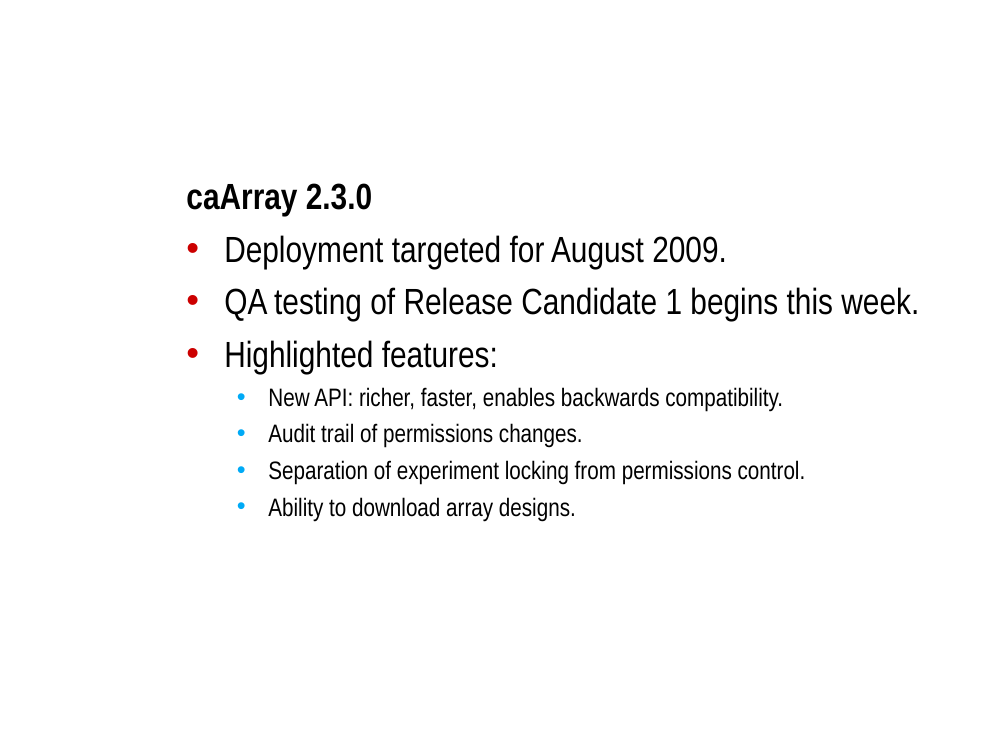
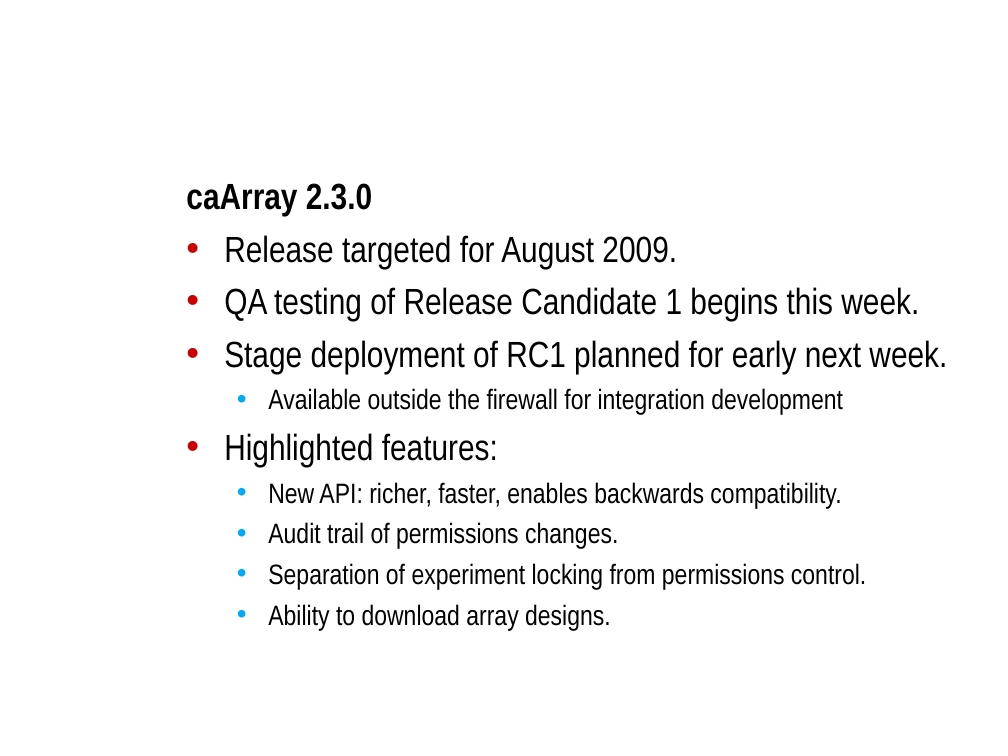
Before and after one commit to NCIP/caarray-docs, a slide deck: slide 3 of project_management/open_meetings/caArray User Community Meeting 2009.06.03.ppt. Drawn at 1008x756 pixels with LibreOffice and Linux fonts; fonts in the diff are those of the drawing; background and template pictures are left out. Boxes give left, top, right and bottom in pixels: in the first picture for what was removed or moved away, otherwise in the second. Text is boxed around its words. In the diff, an @@ line names an element or a change of style, - is before the commit and + after.

```diff
--- a/project_management/open_meetings/caArray User Community Meeting 2009.06.03.ppt
+++ b/project_management/open_meetings/caArray User Community Meeting 2009.06.03.ppt
@@ text at [224, 235, 677, 269]: text changed @@
-• Deployment targeted for August 2009.
+• Release targeted for August 2009.
@@ text at [224, 340, 947, 415]: paragraphs added @@
+• Stage deployment of RC1 planned for early next week.
+  • Available outside the firewall for integration development
@@ text at [268, 482, 866, 630]: size 18 to 20 pt in "New API: richer, faster, enables backwards compatibility.", "Audit trail of permissions changes.", "Separation of experiment locking from permissions control.", "Ability to download array designs." @@
```
Also in this commit, not shown: 9 other slides changed.
